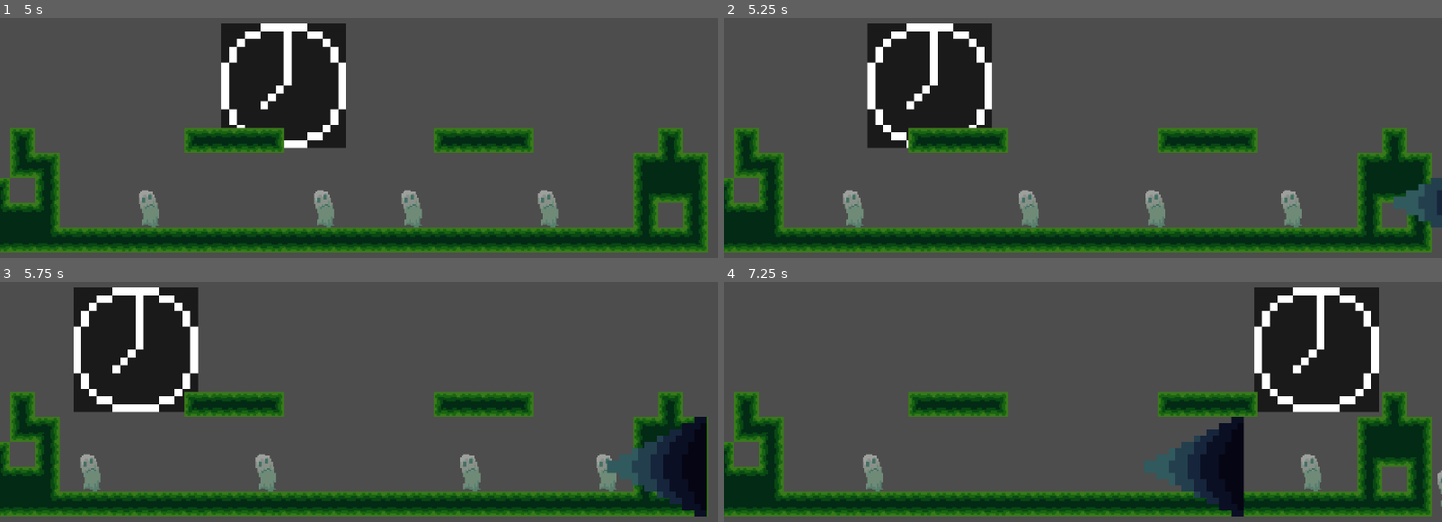
Above: before the commit, frames 1-4 (two rows, left to right).
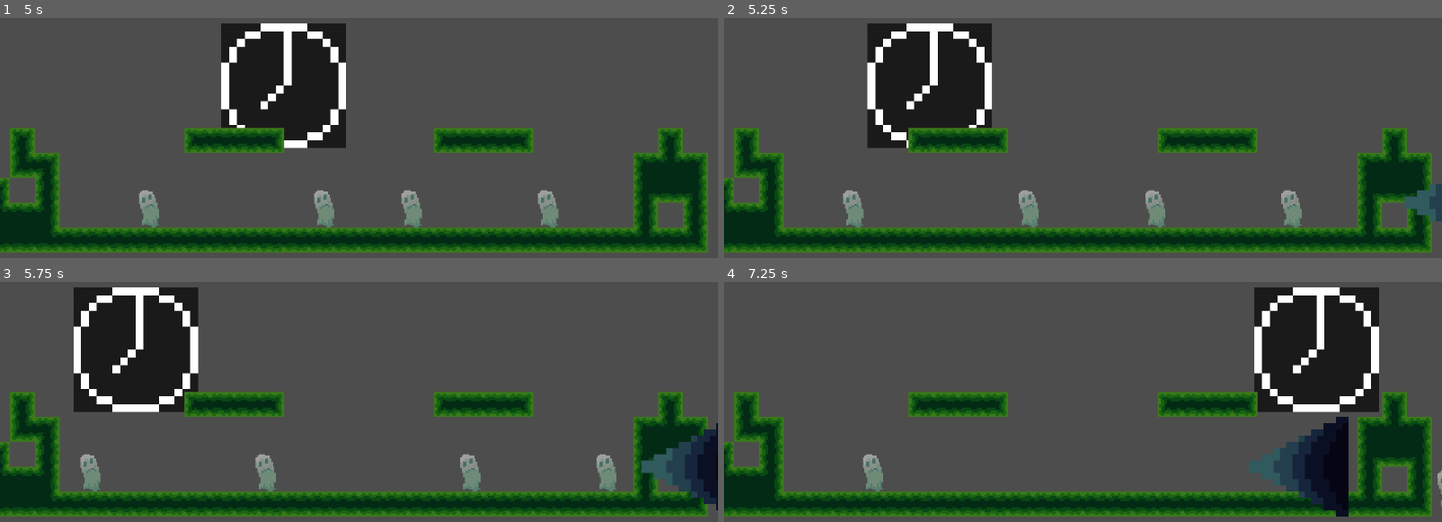
Above: after the commit, the same moments.

Repository: Wayl123/This-Is-Nightmare-Project
Game: Godot game, scene res://scene/boss_stage.tscn
Two runs of this game, one before a commit and one after it. Both use one fixed random seed, a clock stepped at 60 frames per second and the inputs below.
Inputs:
- Up to frame 1 (5 s): hold Z (Shoot) 0.53-1.28 s; hold D (Right) 0.53-2.03 s; tap Space (Jump) at 0.77, 1.52, 3.02, 3.77, 4.52 s; tap X (Stop) at 1.35, 2.85, 4.35 s; hold A (Left) 2.03-2.78 s; hold Z (Shoot) 2.03-2.78 s; hold D (Right) 2.78-4.28 s; hold Z (Shoot) 3.53-4.28 s; hold A (Left) from 4.28 s (still down)
- Up to frame 2 (5.25 s): release A (Left) at 5.03 s; hold D (Right) from 5.03 s (still down); hold Z (Shoot) from 5.03 s (still down)
- Up to frame 3 (5.75 s): keep holding D (Right); keep holding Z (Shoot)
- Up to frame 4 (7.25 s): release D (Right) at 5.78 s; release Z (Shoot) at 5.78 s; hold A (Left) from 5.78 s (still down); tap X (Stop) at 5.85 s; tap Space (Jump) at 6.02, 6.77 s; hold Z (Shoot) from 6.53 s (still down)

Frame 1 is identical in both runs. In frame 2, 0.6% of the frame differs, in the area x 93-100%, y 66-88%; in frame 3, 3.6%; in frame 4, 6.5%, in the area x 58-87%, y 56-98%.

Commit message:
Bullet spread function with parameter to control the size, amount, speed, etc of the bullets

Diff:
--- a/scene/bullet_spawn_markers.tscn
+++ b/scene/bullet_spawn_markers.tscn
@@ -2,7 +2,7 @@
 
 [ext_resource type="Script" path="res://scripts/BulletSpawnMarkers.gd" id="1_3thu7"]
 
-[node name="BulletSpawnMarkers" type="Node"]
+[node name="BulletSpawnMarkers" type="Node2D"]
 script = ExtResource("1_3thu7")
 
 [node name="BulletSpawnTopLeft" type="Marker2D" parent="."]
@@ -16,22 +16,26 @@
 [node name="BulletSpawnTopRight" type="Marker2D" parent="."]
 unique_name_in_owner = true
 position = Vector2(250, -75)
-rotation = 3.14159
+rotation = -3.14159
 
 [node name="BulletSpawnBottomRight" type="Marker2D" parent="."]
 unique_name_in_owner = true
 position = Vector2(250, 0)
-rotation = 3.14159
+rotation = -3.14159
 
 [node name="BulletSpawnBoss" type="Marker2D" parent="."]
 unique_name_in_owner = true
-position = Vector2(0, -75)
+rotation = 1.5708
 
 [node name="BigBulletTimer" type="Timer" parent="."]
 unique_name_in_owner = true
 wait_time = 5.0
 autostart = true
 
-[node name="BulletHellTimer" type="Timer" parent="."]
+[node name="BulletSpreadTimer" type="Timer" parent="."]
+unique_name_in_owner = true
+wait_time = 5.0
+
+[node name="BulletSpreadGapTimer" type="Timer" parent="."]
 unique_name_in_owner = true
 wait_time = 0.5
--- a/scene/enemy_spawn_markers.tscn
+++ b/scene/enemy_spawn_markers.tscn
@@ -2,7 +2,7 @@
 
 [ext_resource type="Script" path="res://scripts/EnemySpawnMarkers.gd" id="1_5bhma"]
 
-[node name="EnemySpawnMarkers" type="Node"]
+[node name="EnemySpawnMarkers" type="Node2D"]
 script = ExtResource("1_5bhma")
 
 [node name="EnemySpawnLeft" type="Marker2D" parent="."]
--- a/scripts/Boss.gd
+++ b/scripts/Boss.gd
@@ -29,7 +29,6 @@
 	if global_position != destPosition:
 		speed = move_toward(speed, (MAX_SPEED if global_position.distance_to(destPosition) > 50 else MIN_SPEED), ACCEL)
 		global_position = global_position.move_toward(destPosition, delta * speed)
-		print_debug(speed)
 
 func _got_hit(area : Area2D):
 	health -= area.get_damage()
--- a/scripts/Bullet.gd
+++ b/scripts/Bullet.gd
@@ -20,7 +20,7 @@
 	timer.timeout.connect(_bullet_expire)
 
 func _physics_process(delta : float):
-	position += transform.x * speed * delta
+	position += (transform.x / scale) * speed * delta
 
 func _set_bullet_collision():
 	if is_in_group("PlayerBullets"):
--- a/scripts/BulletSpawnMarkers.gd
+++ b/scripts/BulletSpawnMarkers.gd
@@ -1,4 +1,4 @@
-extends Node
+extends Node2D
 
 @onready var bulletSpawnTopLeft = %BulletSpawnTopLeft
 @onready var bulletSpawnBottomLeft = %BulletSpawnBottomLeft
@@ -6,6 +6,8 @@
 @onready var bulletSpawnBottomRight = %BulletSpawnBottomRight
 @onready var bulletSpawnBoss = %BulletSpawnBoss
 @onready var bigBulletTimer = %BigBulletTimer
+@onready var bulletSpreadTimer = %BulletSpreadTimer
+@onready var bulletSpreadGapTimer = %BulletSpreadGapTimer
 
 var BULLET = preload("res://scene/bullet.tscn")
 
@@ -13,6 +15,7 @@
 
 func _ready():
 	bigBulletTimer.connect("timeout", Callable(self, "_spawn_big_bullet"))
+	bulletSpreadTimer.connect("timeout", Callable(self, "_spawn_spread_bullet").bind(0.2, 4, 8, 100.0))
 
 func _spawn_big_bullet():
 	var bullet = BULLET.instantiate()
@@ -32,9 +35,25 @@
 	bullet.add_to_group("EnemyBullets")
 	bullet.transform = spawn.transform
 	bullet.scale = Vector2(4, 4)
-	bullet.set("speed", 20.0)
-	bullet.set("expireTime", 10.0)
+	bullet.set("speed", 50.0)
+	bullet.set("expireTime", 15.0)
 	get_node("/root/BossStage").add_child(bullet)
 
-func _spawn_bullet_spread():
-	pass
+func _spawn_spread_bullet(bulletScale : float = 1.0, spreadTimes : int = 1, spreadAmount : int = 1, bulletSpeed : float = 100.0):
+	var rng = RandomNumberGenerator.new()
+	bulletSpreadGapTimer.start()
+
+	var equalSpread = (2.0 * PI / spreadAmount)
+	var randomSpread = rng.randf_range(-(equalSpread / 2.0), (equalSpread / 2.0))
+	for n in spreadTimes:
+		for m in spreadAmount:
+			var bullet = BULLET.instantiate()
+			bullet.add_to_group("EnemyBullets")
+			bullet.transform = bulletSpawnBoss.global_transform
+			bullet.rotation = bullet.rotation + m * equalSpread + n * (equalSpread / 2.0) + randomSpread
+			bullet.scale = Vector2(bulletScale, bulletScale)
+			bullet.set("speed", bulletSpeed)
+			bullet.set("expireTime", 10.0)
+			get_node("/root/BossStage").add_child(bullet)
+		await bulletSpreadGapTimer.timeout
+	bulletSpreadGapTimer.stop()
--- a/scripts/EnemySpawnMarkers.gd
+++ b/scripts/EnemySpawnMarkers.gd
@@ -1,4 +1,4 @@
-extends Node
+extends Node2D
 
 @onready var enemySpawnLeft = %EnemySpawnLeft
 @onready var enemySpawnRight = %EnemySpawnRight
--- a/scripts/Player.gd
+++ b/scripts/Player.gd
@@ -39,7 +39,7 @@
 func _process(delta : float):
 	if Input.is_action_pressed("Left") or Input.is_action_pressed("Right") or Input.is_action_pressed("Up") or Input.is_action_pressed("Down"):
 		var vector = Input.get_vector("Left", "Right", "Up", "Down")
-		var roundAngle = round(vector.angle()/(PI/2.0))*(PI/2.0)
+		var roundAngle = round(vector.angle() / (PI / 2.0)) * (PI / 2.0)
 		gun.rotation = roundAngle
 
 	if (Input.is_action_pressed("Shoot") or Input.is_action_pressed("Stop")) and gunDelay.is_stopped():
